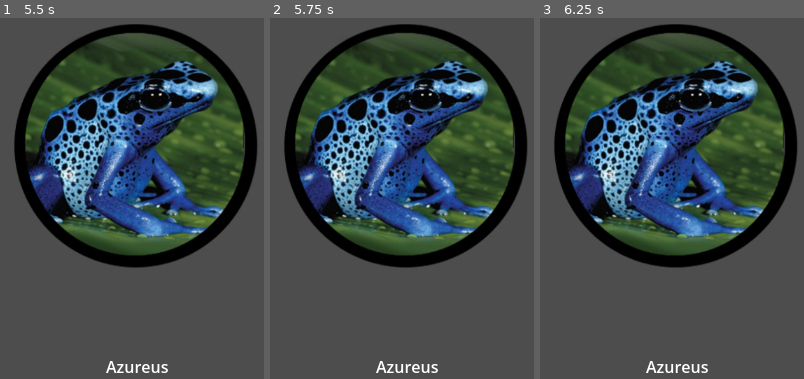
Above: before the commit, frames 1-3 (left to right).
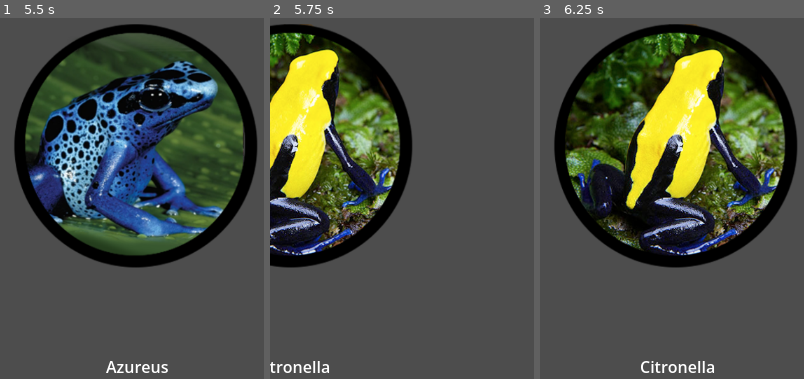
Above: after the commit, the same moments.

Repository: dbarkowsky/frog-demo
Game: Godot game, scene res://main.tscn
Two runs of this game, one before a commit and one after it. Both use one fixed random seed, a clock stepped at 60 frames per second and the inputs below.
Inputs (mouse positions are in pixels of both pictures, inside the frame that each line leads up to):
- Up to frame 1 (5.5 s): click (134, 155) at 0.5 s; click (134, 155) at 1.25 s; click (134, 155) at 2 s; tap Enter at 2.75, 4.25 s; move the mouse to (outside the picture) at 2.77 s; click (outside the picture) at 2.92 s; tap Space at 3.5, 5 s; drag from (216, 357) to (outside the picture) at 3.52 s; move the mouse to (52, 191) at 4.27 s; click (52, 191) at 4.42 s; drag from (147, 274) to (52, 191) at 5.02 s
- Up to frame 2 (5.75 s): no input
- Up to frame 3 (6.25 s): move the mouse to (635, 137) at 5.77 s; click (635, 137) at 5.92 s

Frame 1 is identical in both runs. In frame 2, 56% of the frame differs, in the area x 0-98%, y 1-99%; in frame 3, 38%.

Commit message:
perfect frog carosel

Diff:
--- a/scripts/main.gd
+++ b/scripts/main.gd
@@ -5,11 +5,12 @@
 var swipe_start: Vector2 = Vector2.ZERO
 var minimum_drag: float = 100.0
 
-var frog_list: Array
+var frog_list: Array # list of all frog page instances
 # For all the following arrays,
 # it's intended that 0 = left, 1 = centre, 2 = right
 var instanceArray: Array
 var positionArray: Array
+var centreFrogIndex = 0 # Which frog is in the centre currently?
 
 func _input(event: InputEvent) -> void:
 		if event is InputEventScreenTouch:
@@ -25,10 +26,46 @@
 						tween.set_ease(Tween.EASE_OUT)
 						if swipe_vector.x > 0:
 							print("Swiped Right")
-							#tween.tween_property(scroll, "scroll_horizontal", 0, 0.5)
+							# User is trying to pan left
+							# Delete left frog
+							remove_child(instanceArray[0])
+							# Animate frogs moving
+							tween.tween_property(instanceArray[1], "global_position:x", positionArray[0].x, 0.5)
+							tween.tween_property(instanceArray[2], "global_position:x", positionArray[1].x, 0.5)
+							# Assign new array indexes
+							instanceArray[0] = instanceArray[1]
+							instanceArray[1] = instanceArray[2]
+							centreFrogIndex = (centreFrogIndex + 1) % frog_list.size()
+							# Populate right frog
+							var next_frog_index = (centreFrogIndex + 1) % frog_list.size()
+							var frog_data = frog_list[next_frog_index]
+							var new_frog = FROG_TEMPLATE.instantiate()
+							new_frog.global_position = positionArray[2]
+							add_child(new_frog)
+							new_frog.hydrate(frog_data)
+							instanceArray[2] = new_frog
 						else:
 							print("Swiped Left")
-							#tween.tween_property(scroll, "scroll_horizontal", 450, 0.5)
+							# User is trying to pan right
+							# Delete left frog
+							remove_child(instanceArray[2])
+							# Animate frogs moving
+							tween.tween_property(instanceArray[1], "global_position:x", positionArray[2].x, 0.5)
+							tween.tween_property(instanceArray[0], "global_position:x", positionArray[1].x, 0.5)
+							# Assign new array indexes
+							instanceArray[2] = instanceArray[1]
+							instanceArray[1] = instanceArray[0]
+							centreFrogIndex -= 1
+							# Populate right frog
+							if centreFrogIndex < 0:
+								centreFrogIndex = frog_list.size() - 1
+							var next_frog_index = centreFrogIndex
+							var frog_data = frog_list[next_frog_index]
+							var new_frog = FROG_TEMPLATE.instantiate()
+							new_frog.global_position = positionArray[0]
+							add_child(new_frog)
+							new_frog.hydrate(frog_data)
+							instanceArray[0] = new_frog
 
 # Called when the node enters the scene tree for the first time.
 func _ready() -> void:
